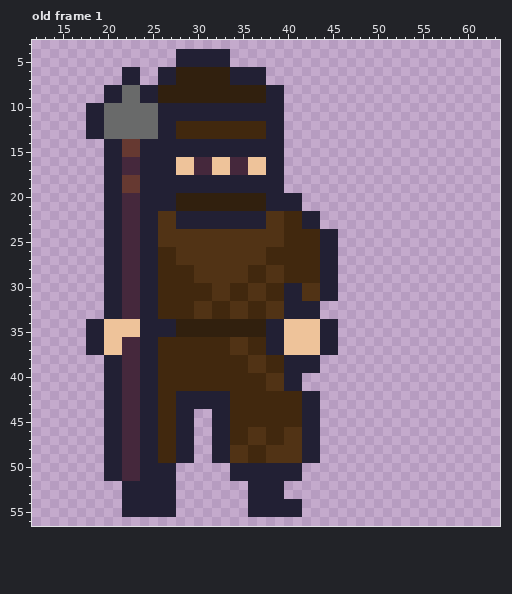
Pixel-art file, stored at static/assets/bandit.aseprite. Above, as it was before the edit.
64x64 pixels, 8 frames. Shown: old frame 1: x 12..63, y 3..56. The commit also changed other frames, which this record leaves out.
Once edited:
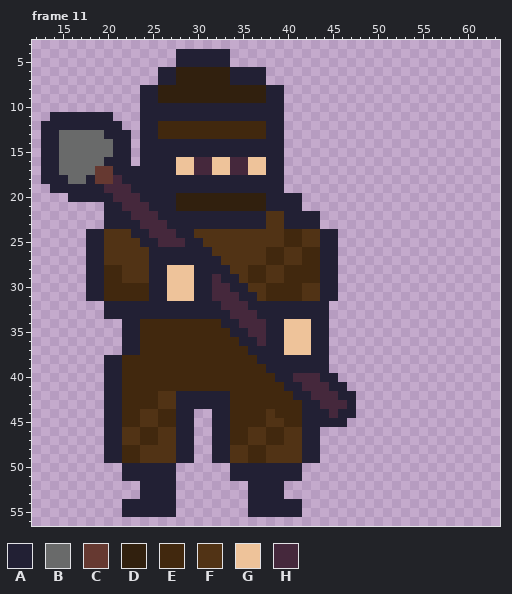
Palette (. is transparent): A #222034  B #696a6a  C #663931  D #31200e  E #41280e  F #513315  G #eec39a  H #45283c
A new or re-ordered frame is compared with the old frame closest to it.
Change:
frames 8 -> 11
--- frame 11 is new; against old frame 1, layers "Layer 2", "Layer 1"
@@ x 12..63 @@
  5 ................AAAAAA..............................
- 6 ..........AA..AADDDDDDAAAA..........................
- 7 ..........AA..AADDDDDDAAAA..........................
- 8 ........AABBAADDDDDDDDDDDDAA........................
- 9 ........AABBAADDDDDDDDDDDDAA........................
-10 ......AABBBBBBAAAAAAAAAAAAAA........................
-11 ......AABBBBBBAAAAAAAAAAAAAA........................
-12 ......AABBBBBBAAEEEEEEEEEEAA........................
-13 ......AABBBBBBAAEEEEEEEEEEAA........................
-14 ........AACCAAAAAAAAAAAAAAAA........................
-15 ........AACCAAAAAAAAAAAAAAAA........................
-16 ........AAHHAAAAGGHHGGHHGGAA........................
-17 ........AAHHAAAAGGHHGGHHGGAA........................
-18 ........AACCAAAAAAAAAAAAAAAA........................
-19 ........AACCAAAAAAAAAAAAAAAA........................
-20 ........AAHHAAAADDDDDDDDDDAAAA......................
-21 ........AAHHAAAADDDDDDDDDDAAAA......................
-22 ........AAHHAAFFAAAAAAAAAAFFEEAA....................
-23 ........AAHHAAFFAAAAAAAAAAFFEEAA....................
-24 ........AAHHAAFFFFFFFFFFFFFFEEEEAA..................
-25 ........AAHHAAFFFFFFFFFFFFFFEEEEAA..................
-26 ........AAHHAAEEFFFFFFFFFFEEEEEEAA..................
-27 ........AAHHAAEEFFFFFFFFFFEEEEEEAA..................
-28 ........AAHHAAEEEEFFFFFFEEFFEEEEAA..................
-29 ........AAHHAAEEEEFFFFFFEEFFEEEEAA..................
-30 ........AAHHAAEEEEEEFFEEFFEEAAFFAA..................
-31 ........AAHHAAEEEEEEFFEEFFEEAAFFAA..................
-32 ........AAHHAAEEEEFFEEFFEEFFAAAA....................
-33 ........AAHHAAEEEEFFEEFFEEFFAAAA....................
-34 ......AAGGGGAAAADDDDDDDDDDAAGGGGAA..................
-35 ......AAGGGGAAAADDDDDDDDDDAAGGGGAA..................
-36 ......AAGGHHAAEEEEEEEEFFEEAAGGGGAA..................
-37 ......AAGGHHAAEEEEEEEEFFEEAAGGGGAA..................
-38 ........AAHHAAEEEEEEEEEEFFEEAAAA....................
-39 ........AAHHAAEEEEEEEEEEFFEEAAAA....................
-40 ........AAHHAAEEEEEEEEEEEEFFAA......................
-41 ........AAHHAAEEEEEEEEEEEEFFAA......................
-42 ........AAHHAAEEAAAAAAEEEEEEEEAA....................
-43 ........AAHHAAEEAAAAAAEEEEEEEEAA....................
-44 ........AAHHAAEEAA..AAEEEEEEEEAA....................
-45 ........AAHHAAEEAA..AAEEEEEEEEAA....................
-46 ........AAHHAAEEAA..AAEEFFEEFFAA....................
-47 ........AAHHAAEEAA..AAEEFFEEFFAA....................
-48 ........AAHHAAEEAA..AAFFEEFFFFAA....................
-49 ........AAHHAAEEAA..AAFFEEFFFFAA....................
-50 ........AAHHAAAA......AAAAAAAA......................
-51 ........AAHHAAAA......AAAAAAAA......................
-52 ..........AAAAAA........AAAA........................
-53 ..........AAAAAA........AAAA........................
+ 6 ..............AADDDDDDAAAA..........................
+ 7 ..............AADDDDDDAAAA..........................
+ 8 ............AADDDDDDDDDDDDAA........................
+ 9 ............AADDDDDDDDDDDDAA........................
+10 ............AAAAAAAAAAAAAAAA........................
+11 ..AAAAAAA...AAAAAAAAAAAAAAAA........................
+12 .AAAAAAAAA..AAEEEEEEEEEEEEAA........................
+13 .AABBBBBAAA.AAEEEEEEEEEEEEAA........................
+14 .AABBBBBBAA.AAAAAAAAAAAAAAAA........................
+15 .AABBBBBBAA.AAAAAAAAAAAAAAAA........................
+16 .AABBBBBAAA.AAAAGGHHGGHHGGAA........................
+17 .AABBBBCCAAAAAAAGGHHGGHHGGAA........................
+18 .AAABBACCHAAAAAAAAAAAAAAAAAA........................
+19 ..AAAAAAHHHAAAAAAAAAAAAAAAAA........................
+20 ....AAAAAHHHAAAADDDDDDDDDDAAAA......................
+21 ........AAHHHAAADDDDDDDDDDAAAA......................
+22 ........AAAHHHAAAAAAAAAAAAFFAAAA....................
+23 ........AAAAHHHAAAAAAAAAAAFFAAAA....................
+24 ......AAFFFAAHHHAAFFFFFFFFFFEEFFAA..................
+25 ......AAFFFFAAHHHAAFFFFFFFFFEEFFAA..................
+26 ......AAFFFFFAAAAAAAFFFFFFEEFFEEAA..................
+27 ......AAFFFFFAAAAAAAAFFFFFEEFFEEAA..................
+28 ......AAEEFFFAAGGGAAAAFFEEFFEEEEAA..................
+29 ......AAEEFFFAAGGGAAHAAFEEFFEEEEAA..................
+30 ......AAEEEEEAAGGGAAHHAAFFEEEEFFAA..................
+31 ......AAEEEEEAAGGGAAHHHAAFEEEEFFAA..................
+32 ........AAAAAAAAAAAAAHHHAAAAAAAAA...................
+33 ........AAAAAAAAAAAAAAHHHAAAAAAAA...................
+34 ..........AAEEEEEEEEEAAHHHAAGGGAA...................
+35 ..........AAEEEEEEEEEEAAHHAAGGGAA...................
+36 ..........AAEEEEEEEEEEEAAHAAGGGAA...................
+37 ..........AAEEEEEEEEEEEEAAAAGGGAA...................
+38 ........AAEEEEEEEEEEEEEEEAAAAAAAA...................
+39 ........AAEEEEEEEEEEEEEEEEAAAAAAA...................
+40 ........AAEEEEEEEEEEEEEEEEEAAHHHAA..................
+41 ........AAEEEEEEEEEEEEEEEEEEAAHHHAA.................
+42 ........AAEEEEFFAAAAAAEEEEEEEAAHHHAA................
+43 ........AAEEEEFFAAAAAAEEEEEEEEAAHHHA................
+44 ........AAEEFFEEAA..AAEEEEFEEEAAAHAA................
+45 ........AAEEFFEEAA..AAEEEEFFEEAAAAA.................
+46 ........AAFFEEFFAA..AAEEFFEEFFAA....................
+47 ........AAFFEEFFAA..AAEEFFEEFFAA....................
+48 ........AAEEFFFFAA..AAFFEEFFFFAA....................
+49 ........AAEEFFFFAA..AAFFEEFFFFAA....................
+50 ..........AAAAAA......AAAAAAAA......................
+51 ..........AAAAAA......AAAAAAAA......................
+52 ............AAAA........AAAA........................
+53 ............AAAA........AAAA........................
 54 ..........AAAAAA........AAAAAA......................
Where, in picture pixels (left, top, right, bottom), the same in both pictures:
changed: (41, 67, 356, 499)
